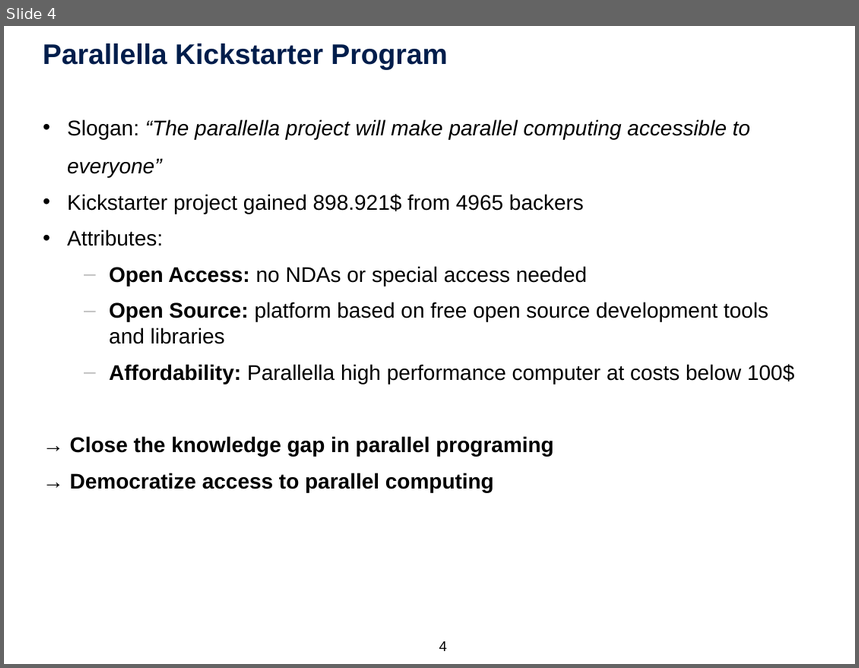
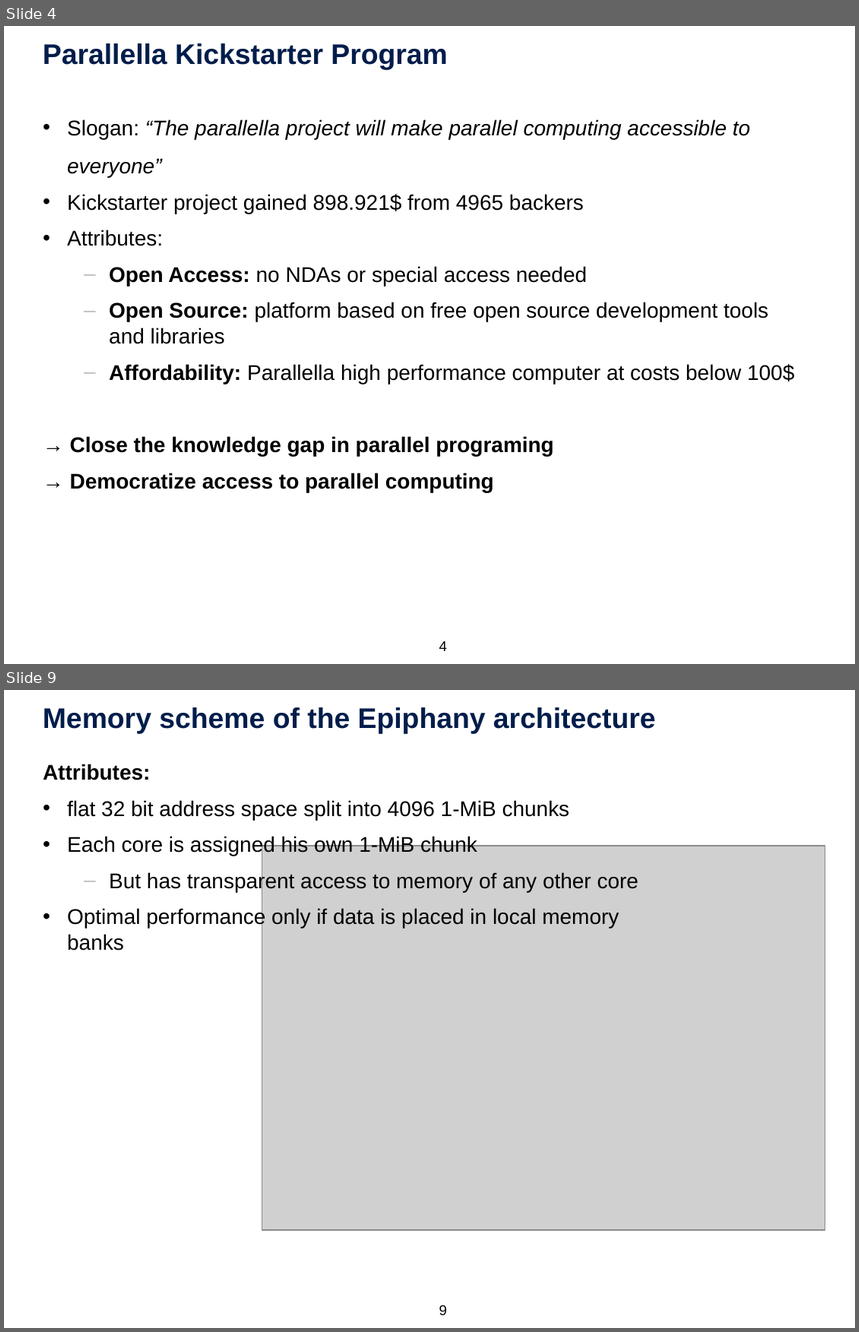
Before and after one commit to tobiashuste/parallella-hauptseminar, a slide deck: presentation/praesentation.pptx. Shown one above the other, each under a label of ours: slide 4 before the commit, slides 4 and 9 after it; the slides between them are not shown. The pictures are 859x668 and 859x1332 pixels, drawn with LibreOffice and Linux fonts; fonts in the diff are those of the drawing; grey boxes stand for pictures; background and template pictures are left out. Boxes give left, top, right and bottom in pixels: in the first picture for what was removed or moved away, otherwise in the second. Text is boxed around its words. In the diff, an @@ line names an element or a change of style, - is before the commit and + after.

```diff
--- a/presentation/praesentation.pptx
+++ b/presentation/praesentation.pptx
@@ slide 9 added at (4, 690, 855, 1328), background picture (left out) @@
@@ title added at (43, 707, 656, 734), 24 pt, text #001D4B, bold @@
+Memory scheme of the Epiphany architecture
@@ text added at (43, 764, 639, 951), 18 pt, text #000000 @@
+  Attributes:
+  • flat 32 bit address space split into 4096 1-MiB chunks
+  • Each core is assigned his own 1-MiB chunk
+    – But has transparent access to memory of any other core
+  • Optimal performance only if data is placed in local memory banks
@@ picture added at (262, 846, 825, 1230) @@
@@ page number added at (439, 1306, 447, 1315), 12 pt, text #000000 @@
+9
```
Also in this commit, not shown: 3 slides changed, 3 other slides added, 8 other files.
